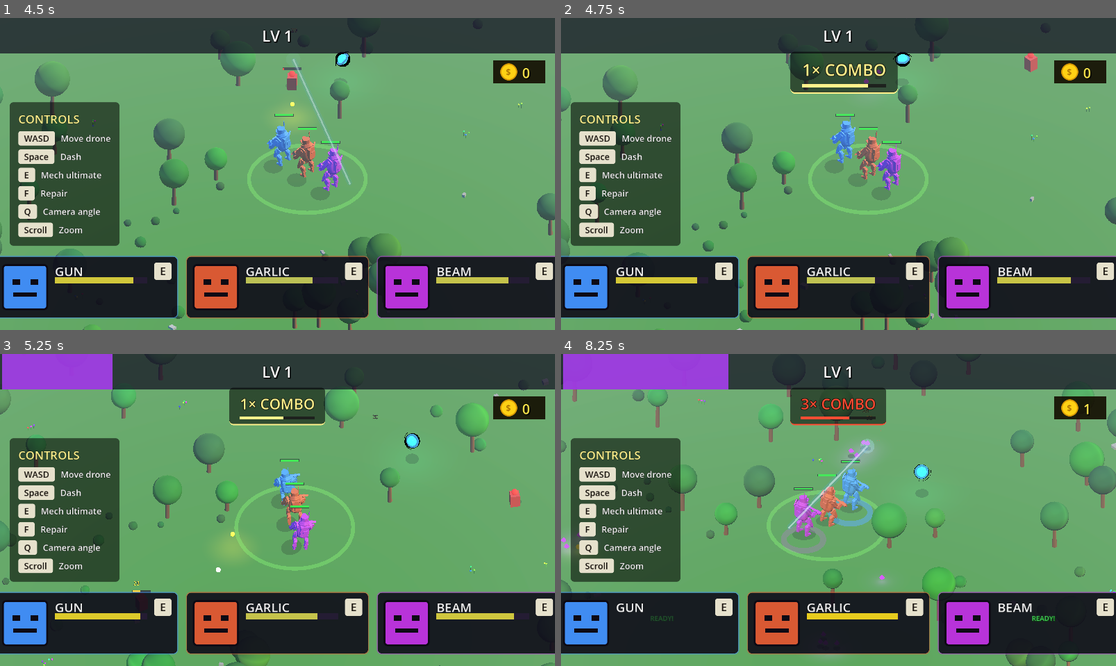
Above: before the commit, frames 1-4 (two rows, left to right).
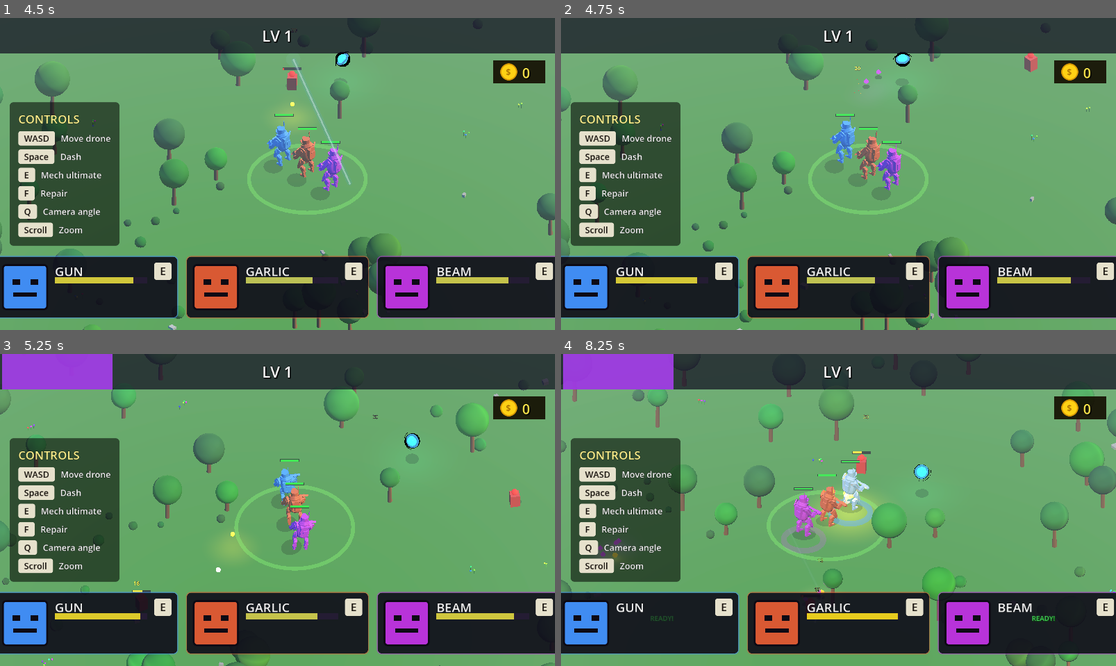
Above: after the commit, the same moments.

Repository: Jojjo1010/MechGame
Game: Godot game, scene res://scenes/game/Game.tscn
Same seed, same stepped clock (60 frames per second), same inputs: the game is played once before the commit and once after it.
Inputs (mouse positions are in pixels of both pictures, inside the frame that each line leads up to):
- Up to frame 1 (4.5 s): tap Enter at 0.5 s; move the mouse to (399, 158) at 0.52 s; hold D 0.53-1.25 s; tap Q at 0.6 s; click (399, 158) at 0.67 s; tap Space at 0.77, 3.77 s; drag from (166, 189) to (249, 236) at 1.27 s; move the mouse to (333, 105) at 2.02 s; hold D 2.03-2.75 s; tap F at 2.1 s; click (333, 105) at 2.17 s; drag from (249, 236) to (111, 127) at 2.77 s; move the mouse to (444, 220) at 3.52 s; hold A 3.53-4.25 s; tap E at 3.6 s; click (444, 220) at 3.67 s; drag from (111, 127) to (194, 96) at 4.27 s
- Up to frame 2 (4.75 s): no input
- Up to frame 3 (5.25 s): move the mouse to (305, 510) at 5.02 s; hold S from 5.03 s (still down); tap Q at 5.1 s; click (305, 510) at 5.17 s
- Up to frame 4 (8.25 s): release S at 5.75 s; drag from (755, 432) to (727, 525) at 5.77 s; move the mouse to (960, 494) at 6.52 s; hold W 6.53-7.25 s; tap F at 6.6 s; click (960, 494) at 6.67 s; tap Space at 6.77 s; drag from (727, 525) to (810, 572) at 7.27 s; move the mouse to (894, 441) at 8.02 s; hold S from 8.03 s (still down); tap E at 8.1 s; click (894, 441) at 8.17 s

Frame 1 is identical in both runs. In frame 2, 2.6% of the frame differs, in the area x 41-61%, y 10-25%; in frame 3, 2.1%; in frame 4, 5.4%, in the area x 0-96%, y 0-98%.

Commit message:
Remove combo system
Playtest feedback: kill-streak buff felt disconnected from player skill —
mechs auto-fire and auto-kill, so combo was pure observation. Stripped
the system out (RunManager + ComboHUD + BaseWeapon's combo multiplier)
to let the upgrade-driven damage paths stand on their own.

Co-Authored-By: Claude Opus 4.7 (1M context) <noreply@anthropic.com>

Diff:
--- a/scenes/game/Game.gd
+++ b/scenes/game/Game.gd
@@ -11,7 +11,6 @@
 const UPGRADE_PICKER_SCRIPT := preload("res://scenes/ui/UpgradePicker.gd")
 const DEATH_SCREEN_SCRIPT   := preload("res://scenes/ui/DeathScreen.gd")
 const DRONE_HINT_SCRIPT     := preload("res://scenes/ui/DroneHiddenHint.gd")
-const COMBO_HUD_SCRIPT      := preload("res://scenes/ui/ComboHUD.gd")
 
 const CAM_OFFSET  := Vector3(16.0, 16.0, 16.0)
 const CAM_SMOOTH  := 4.0
@@ -78,18 +77,12 @@
 	_spawn_ult_bar()
 	_spawn_upgrade_picker()
 	_spawn_drone_hint()
-	_spawn_combo_hud()
 	AudioManager.play_music("bgm_main", -12.0)
 
 func _spawn_drone_hint() -> void:
 	_drone_hint = CanvasLayer.new()
 	_drone_hint.set_script(DRONE_HINT_SCRIPT)
 	add_child(_drone_hint)
-
-func _spawn_combo_hud() -> void:
-	var combo_hud := CanvasLayer.new()
-	combo_hud.set_script(COMBO_HUD_SCRIPT)
-	add_child(combo_hud)
 
 func _spawn_controls_legend() -> void:
 	var legend := CanvasLayer.new()
--- a/scenes/mechs/weapons/BaseWeapon.gd
+++ b/scenes/mechs/weapons/BaseWeapon.gd
@@ -224,13 +224,12 @@
 func _apply_hit(enemy: Object, base_damage: float, hit_pos: Vector3, hit_dir: Vector3 = Vector3.ZERO, is_crit: bool = false) -> void:
 	if enemy == null or not is_instance_valid(enemy):
 		return
-	var combo := RunManager.combo_mult()
 	var wither_mult := 1.0
 	# Withering: refresh stacks on every pulse this enemy gets, scale damage with the post-refresh count.
 	if withering_per_stack > 0.0 and enemy.has_method("apply_wither"):
 		var stacks: int = enemy.apply_wither(WITHER_REFRESH_SEC)
 		wither_mult = 1.0 + withering_per_stack * float(stacks)
-	var dmg := base_damage * damage_mult * combo * wither_mult
+	var dmg := base_damage * damage_mult * wither_mult
 	enemy.take_damage(dmg, is_crit)
 	if dot_dps > 0.0 and enemy.has_method("apply_dot"):
 		enemy.apply_dot(dot_dps, DOT_DURATION)
--- a/scenes/mechs/weapons/GarlicWeapon.gd
+++ b/scenes/mechs/weapons/GarlicWeapon.gd
@@ -71,10 +71,9 @@
 
 func _fire_ult() -> void:
 	var radius := ULT_RADIUS * range_mult
-	var combo := RunManager.combo_mult()
 	var enemies := _enemies_in_radius(_mech.global_position, radius)
 	for e in enemies:
-		e.take_damage(ULT_DAMAGE * damage_mult * combo)
+		e.take_damage(ULT_DAMAGE * damage_mult)
 		if dot_dps > 0.0 and e.has_method("apply_dot"):
 			e.apply_dot(dot_dps, DOT_DURATION)
 		if slow_duration > 0.0 and slow_mult < 1.0 and e.has_method("apply_slow"):
--- a/scenes/ui/ComboHUD.gd
+++ /dev/null
@@ -1,133 +0,0 @@
-extends CanvasLayer
-
-# Top-center combo badge. Listens to RunManager.combo_changed and shows the
-# current stack count + a decay bar that drains visibly. Hidden at 0 stacks.
-#
-# Stack tint escalates white → yellow → orange → red so the player feels the
-# heat without needing to read the number.
-
-const TINTS := [
-	Color(0.95, 0.95, 0.95, 1.0),   # 0 stacks (hidden anyway)
-	Color(1.00, 0.95, 0.55, 1.0),   # 1
-	Color(1.00, 0.65, 0.20, 1.0),   # 2
-	Color(1.00, 0.30, 0.20, 1.0),   # 3
-]
-
-const PADDING_X := 22
-const PADDING_Y := 12
-const FONT      := 30
-const BAR_W     := 130.0
-const BAR_H     := 6.0
-
-var _root:    Control = null
-var _panel:   PanelContainer = null
-var _panel_bg: StyleBoxFlat = null
-var _label:   Label = null
-var _bar_bg:  ColorRect = null
-var _bar_fg:  ColorRect = null
-var _stacks:  int   = 0
-var _decay_t: float = 0.0
-var _pulse_tween: Tween = null
-
-func _ready() -> void:
-	layer = 10
-	process_mode = Node.PROCESS_MODE_ALWAYS
-
-	_root = Control.new()
-	_root.set_anchors_and_offsets_preset(Control.PRESET_TOP_WIDE)
-	_root.mouse_filter = Control.MOUSE_FILTER_IGNORE
-	add_child(_root)
-
-	var center := CenterContainer.new()
-	center.set_anchors_and_offsets_preset(Control.PRESET_TOP_WIDE)
-	center.offset_top    = 70.0
-	center.offset_bottom = 70.0
-	center.mouse_filter  = Control.MOUSE_FILTER_IGNORE
-	_root.add_child(center)
-
-	_panel = PanelContainer.new()
-	_panel.mouse_filter = Control.MOUSE_FILTER_IGNORE
-	_panel_bg = StyleBoxFlat.new()
-	_panel_bg.bg_color = Color(0.0, 0.0, 0.0, 0.55)
-	_panel_bg.set_corner_radius_all(8)
-	_panel_bg.content_margin_left   = PADDING_X
-	_panel_bg.content_margin_right  = PADDING_X
-	_panel_bg.content_margin_top    = PADDING_Y
-	_panel_bg.content_margin_bottom = PADDING_Y
-	_panel_bg.border_width_bottom   = 3
-	_panel_bg.border_color          = TINTS[1]
-	_panel.add_theme_stylebox_override("panel", _panel_bg)
-	center.add_child(_panel)
-
-	var col := VBoxContainer.new()
-	col.add_theme_constant_override("separation", 6)
-	col.mouse_filter = Control.MOUSE_FILTER_IGNORE
-	_panel.add_child(col)
-
-	_label = Label.new()
-	_label.text = "1× COMBO"
-	_label.add_theme_font_size_override("font_size", FONT)
-	_label.add_theme_color_override("font_color", TINTS[1])
-	_label.add_theme_color_override("font_outline_color", Color(0.0, 0.0, 0.0, 1.0))
-	_label.add_theme_constant_override("outline_size", 4)
-	_label.horizontal_alignment = HORIZONTAL_ALIGNMENT_CENTER
-	col.add_child(_label)
-
-	_bar_bg = ColorRect.new()
-	_bar_bg.color = Color(0.1, 0.1, 0.1, 0.85)
-	_bar_bg.custom_minimum_size = Vector2(BAR_W, BAR_H)
-	col.add_child(_bar_bg)
-
-	_bar_fg = ColorRect.new()
-	_bar_fg.color = TINTS[1]
-	_bar_fg.set_anchors_and_offsets_preset(Control.PRESET_FULL_RECT)
-	_bar_bg.add_child(_bar_fg)
-
-	_root.modulate.a = 0.0
-	_root.visible    = false
-
-	if RunManager.has_signal("combo_changed"):
-		RunManager.combo_changed.connect(_on_combo_changed)
-
-func _process(delta: float) -> void:
-	if _stacks <= 0:
-		return
-	# Drain bar smoothly toward 0 over COMBO_DURATION; a fresh kill resets it to 1.0
-	_decay_t = maxf(0.0, _decay_t - delta / RunManager.COMBO_DURATION)
-	if _bar_fg != null:
-		_bar_fg.size.x = BAR_W * _decay_t
-	# When the runtime decides the run has decayed (combo_changed fires at 0),
-	# fade-out is handled in the signal; here we just animate the bar.
-
-func _on_combo_changed(stacks: int) -> void:
-	_stacks = stacks
-	if stacks <= 0:
-		_fade_out()
-		return
-	_decay_t = 1.0
-	var tint: Color = TINTS[mini(stacks, TINTS.size() - 1)]
-	_label.text = "%d× COMBO" % stacks
-	_label.add_theme_color_override("font_color", tint)
-	if _bar_fg != null:
-		_bar_fg.color = tint
-	if _panel_bg != null:
-		_panel_bg.border_color = tint
-	_show_and_punch()
-
-func _show_and_punch() -> void:
-	_root.visible = true
-	if _pulse_tween != null and _pulse_tween.is_valid():
-		_pulse_tween.kill()
-	_pulse_tween = create_tween().set_parallel()
-	_pulse_tween.tween_property(_root, "modulate:a", 1.0, 0.10)
-	_pulse_tween.tween_property(_panel, "scale", Vector2(1.18, 1.18), 0.06).from(Vector2.ONE)
-	_pulse_tween.chain().tween_property(_panel, "scale", Vector2.ONE, 0.10)
-
-func _fade_out() -> void:
-	if _pulse_tween != null and _pulse_tween.is_valid():
-		_pulse_tween.kill()
-	_pulse_tween = create_tween()
-	_pulse_tween.tween_property(_root, "modulate:a", 0.0, 0.20)
-	_pulse_tween.tween_callback(func() -> void:
-		if is_instance_valid(_root):
-			_root.visible = false)
--- a/src/RunManager.gd
+++ b/src/RunManager.gd
@@ -9,12 +9,7 @@
 # Run-wide multipliers applied by upgrades
 var line_speed_mult: float = 1.0
 
-# Conga-combo: kills give the whole line a stacking damage buff for a short window
-var combo_enabled:  bool        = false
-const COMBO_MAX_STACKS  := 3
-const COMBO_DURATION    := 2.0
-const COMBO_PER_STACK   := 0.30
-var _combo_stacks:  Array[float] = []   # remaining time per active stack
+# (Combo system removed in playtest — see git history for the prior wiring.)
 
 # Tracks which one-shot (unique) upgrades have been taken so they drop from the pool.
 var taken_unique_upgrades: Array[String] = []
@@ -36,19 +31,6 @@
 signal gold_changed(total: int)
 signal xp_changed(current: int, needed: int)
 signal level_up(new_level: int)
-signal combo_changed(stacks: int)
-
-func _process(delta: float) -> void:
-	if _combo_stacks.is_empty():
-		return
-	var changed := false
-	for i in range(_combo_stacks.size() - 1, -1, -1):
-		_combo_stacks[i] -= delta
-		if _combo_stacks[i] <= 0.0:
-			_combo_stacks.remove_at(i)
-			changed = true
-	if changed:
-		combo_changed.emit(_combo_stacks.size())
 
 func start_wave(number: int) -> void:
 	wave = number
@@ -97,18 +79,7 @@
 	return target_owned_type_count(target) >= MAX_TYPES_PER_TARGET
 
 func notify_kill() -> void:
-	if not combo_enabled:
-		return
-	_combo_stacks.append(COMBO_DURATION)
-	if _combo_stacks.size() > COMBO_MAX_STACKS:
-		_combo_stacks.pop_front()
-	# Chime escalates with stack count so the player hears the buildup
-	var pitch := 1.0 + 0.18 * float(_combo_stacks.size())
-	AudioManager.play("xp_collect", Vector3.INF, -8.0, pitch)
-	combo_changed.emit(_combo_stacks.size())
-
-func combo_mult() -> float:
-	return 1.0 + COMBO_PER_STACK * float(_combo_stacks.size())
+	pass   # combo system removed; hook kept so call-sites in Enemy.gd don't break
 
 func reset_run() -> void:
 	wave       = 0
@@ -117,11 +88,8 @@
 	level      = 1
 	xp_to_next = 10
 	line_speed_mult = 1.0
-	combo_enabled = true
-	_combo_stacks.clear()
 	taken_unique_upgrades.clear()
 	taken_upgrades.clear()
 	owned_upgrades.clear()
 	gold_changed.emit(gold)
 	xp_changed.emit(xp, xp_to_next)
-	combo_changed.emit(0)
Not shown, changed: docs/weapons_and_upgrades.md
